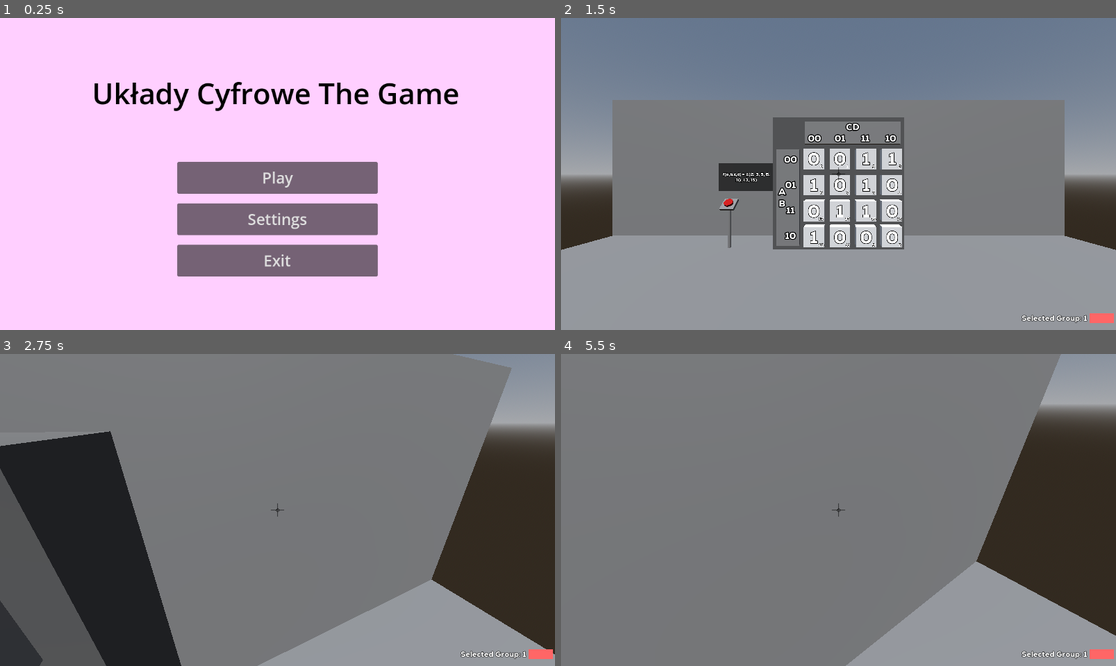
Above: before the commit, frames 1-4 (two rows, left to right).
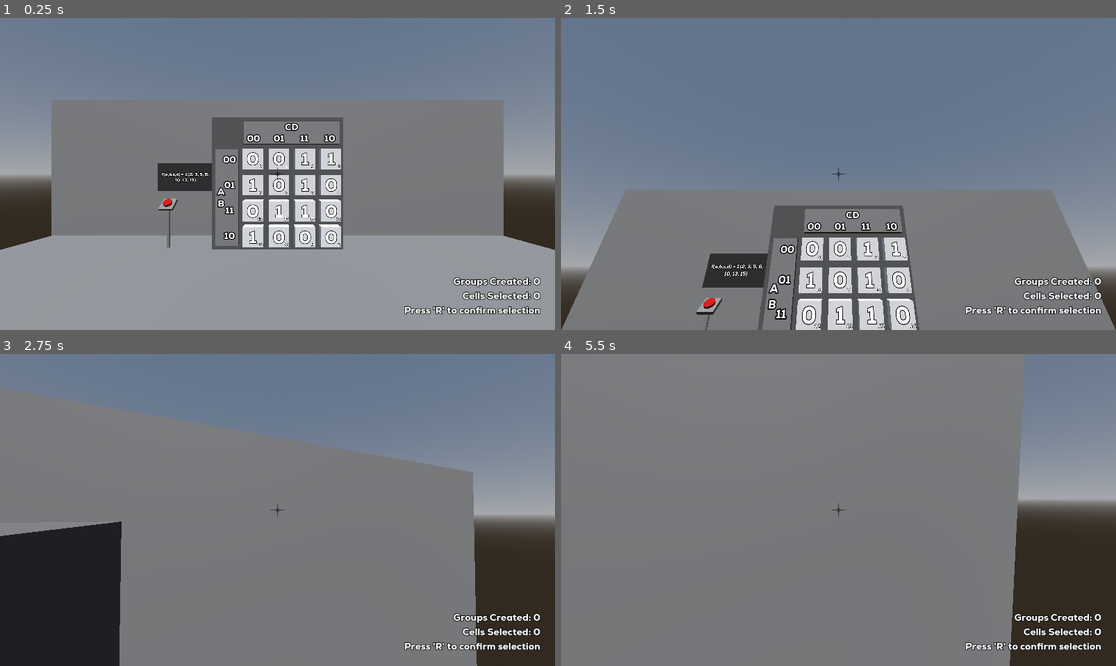
Above: after the commit, the same moments.

Repository: IllBeWatchingU/MSI-Project-UC
Game: Godot game, scene res://scenes/Karnaugh/Level1.tscn
The game is run twice, just before and just after one commit, with the same random seed, the same clock (stepped at 60 frames per second) and the same inputs. Before the commit the project starts from res://scenes/Core/MainMenu.tscn.
Inputs (mouse positions are in pixels of both pictures, inside the frame that each line leads up to):
- Up to frame 1 (0.25 s): no input
- Up to frame 2 (1.5 s): click (838, 177) at 0.5 s, where only the run before the commit has a clickable "Play"; click (838, 145) at 1.25 s, where only the run before the commit has a clickable "Level 1: Karnaugh table"
- Up to frame 3 (2.75 s): tap R (ConfirmSelection, bound only after the commit) at 2 s; move the mouse to (305, 510) at 2.02 s; hold W (MoveForward) from 2.03 s (still down); hold Mouse wheel down (CycleItemDown) from 2.03 s (still down); tap Space (Jump) at 2.27 s; tap Mouse wheel up (CycleItemUp) at 2.3 s
- Up to frame 4 (5.5 s): keep holding W (MoveForward); tap R (ConfirmSelection, bound only after the commit) at 2.75, 3.5, 3.8, 4.25, 4.35, 5 s; move the mouse to (810, 510) at 2.77 s; release Mouse wheel down (CycleItemDown) at 2.78 s; tap Mouse wheel up (CycleItemUp) at 2.85, 5.3 s; tap Space (Jump) at 3.02, 4.52, 5.27 s; tap E (Interact) at 3.05 s; move the mouse to (849, 503) at 3.52 s; hold E (Interact) 3.53-4.28 s; move the mouse to (832, 516) at 4.27 s; tap Mouse wheel down (CycleItemDown) at 4.55 s; move the mouse to (877, 513) at 5.02 s; hold Mouse wheel down (CycleItemDown) from 5.03 s (still down)

The runs differ from the first frame. In frame 1, 97% of the frame differs, in the area x 0-100%, y 0-100%; in frame 2, 46%; in frame 3, 34%; in frame 4, 19%.

Commit message:
Karnaugh (#4)
* Added karnaugh solver

* change selecting islands

---------

Co-authored-by: jan-Kulpas <krzychu3813@gmail.com>

Diff:
--- a/project.godot
+++ b/project.godot
@@ -11,7 +11,7 @@
 [application]
 
 config/name="Msi Project"
-run/main_scene="res://scenes/Core/MainMenu.tscn"
+run/main_scene="res://scenes/Karnaugh/Level1.tscn"
 config/features=PackedStringArray("4.2", "Mobile")
 config/icon="res://icon.svg"
 
@@ -76,6 +76,11 @@
 "events": [Object(InputEventMouseButton,"resource_local_to_scene":false,"resource_name":"","device":-1,"window_id":0,"a …(253 unchanged characters)…
 ]
 }
+ConfirmSelection={
+"deadzone": 0.5,
+"events": [Object(InputEventKey,"resource_local_to_scene":false,"resource_name":"","device":-1,"window_id":0,"alt_pressed":false,"shift_pressed":false,"ctrl_pressed":false,"meta_pressed":false,"pressed":false,"keycode":0,"physical_keycode":82,"key_label":0,"unicode":114,"echo":false,"script":null)
+]
+}
 
 [layer_names]
 
--- a/scenes/Karnaugh/Cell.gd
+++ b/scenes/Karnaugh/Cell.gd
@@ -16,15 +16,24 @@
 		state = value
 		$StateLabel.text = STATE_STRING[value]
 
-var group_idx: int = -1:
-	set(value):
-		group_idx = value
-		if group_idx == -1:
+var selected: bool = false:
+	set(value): #update color value with it
+		if selected:
+			color_id = -1
+			selected = false
+		else:
+			color_id = karnaugh_machine.player_islands.size()
+			selected = true
+var color_id: int = -1:
+	set(value): # Change color
+		color_id = value
+		if color_id == -1:
 			$InteractMesh.material_override = null
 		else:
 			var group_mesh: Material = $InteractMesh.mesh.material.duplicate()
-			group_mesh.albedo_color = Constants.GROUP_COLORS[group_idx]
+			group_mesh.albedo_color = Constants.GROUP_COLORS[color_id]
 			$InteractMesh.material_override = group_mesh
+
 
 
 
@@ -54,26 +63,22 @@
 
 var down: Cell:
 	get: return get_neighbour(Vector2i.DOWN)
+
+func get_neighbour(v: Vector2i) -> Cell:
+	var p = grid_pos + v
+	p = Vector2i(posmod(p.x, 4), posmod(p.y, 4))
+	return karnaugh_machine.get_cell_by_xy(p)
 #endregion
 
 static func xy2id(v: Vector2i) -> int:
 	return v.y*4 + v.x
 
-func get_neighbour(v: Vector2i) -> Cell:
-	var p = grid_pos + v
-	p = Vector2i(posmod(p.x, 4), posmod(p.y, 4))
-	return karnaugh_machine.get_cell_by_xy(p)
+static func id2xy(i: int) -> Vector2i:
+	return Vector2i(i % 4, i / floor(4))
 
 func toggle_state():
 	state = ((state + 1) % State.size()) as State
 
-func toggle_group(idx: int):
-	if group_idx != -1:
-		karnaugh_machine.remove_cell_from_group(self, group_idx)
-		group_idx = -1
-	else:
-		karnaugh_machine.add_cell_to_group(self, idx)
-		group_idx = idx
-
-func _on_interacted(interactor):
-	toggle_group(interactor.owner.selected_group_id)
+func _on_interacted(interactor: InteractRaycast):
+	selected = not selected
+	interactor.cell_updated.emit()
--- a/scenes/Karnaugh/KarnaughMachine.gd
+++ b/scenes/Karnaugh/KarnaughMachine.gd
@@ -11,14 +11,91 @@
 @export var output_display: Display
 
 var cell_values: Array[State]
-var groups: Array[Array] = []
+var player_islands: Array[Island]
+var min_islands: Array[Island]
+var min_function: String
+
+var cell_selection: Array[int]:
+	get: #Call each cell and check selected
+		var result: Array[int] = []
+		for i in range(16):
+			var cell = get_cell_by_id(i)
+			if(cell.selected): result.append(i)
+		return result
+
+class Island:
+	enum letr {
+		A = 0x80, AN = 0x40,
+		B = 0x20, BN = 0x10,
+		C = 0x08, CN = 0x04,
+		D = 0x02, DN = 0x01,
+	}
+
+	var start: Vector2i
+	var shape: Vector2i
+
+	var end: Vector2i:
+		get: return (start + shape - Vector2i.ONE) % 4
+	var size: int:
+		get: return shape.x * shape.y
+	var bitmap: int:
+		get:
+			var map = 0
+			for i in range(shape.x):
+				for j in range(shape.y):
+					map |= 1 << Cell.xy2id((start + Vector2i(i,j)) % 4)
+			return map
+	var function: String:
+		get:
+			#  _ _ _ _
+			# AABBCCDD bitmap format.
+			const rows = [letr.AN | letr.BN, letr.AN | letr.B, letr.A | letr.B, letr.A | letr.BN]
+			const cols = [letr.CN | letr.DN, letr.CN | letr.D, letr.C | letr.D, letr.C | letr.DN]
+			var func_bmap := 0
+
+			# Turn on every flag required by function
+			for i in range(shape.x):
+				for j in range(shape.y):
+					func_bmap |= cols[(start.x + i) % 4] | rows[(start.y + j) % 4]
+
+			# Remove cancelled out flags (eg. A and AN)
+			for i in range(4):
+				var mask = 0b11 << i*2
+				if func_bmap & mask == mask: func_bmap -= mask
+
+			# Generate string
+			var result = ""
+			for flag in letr.values():
+				if func_bmap & flag:
+					result += "%s" % letr.find_key(flag)
+
+			return result.replace("N", String.chr(0x0304))
+
+
+	func _init(p_start: Vector2i, p_shape: Vector2i):
+		self.start = p_start
+		self.shape = p_shape
+
+	func _to_string():
+		return "Island %s at %s" % [shape, start]
+
+	func contains(other: Island) -> bool:
+		return bitmap & other.bitmap == other.bitmap
+
+	func adds_anything_new(islands: Array[Island], without_self: bool = false) -> bool:
+		var copy = islands.duplicate()
+		if without_self:
+			copy.erase(self)
+
+		var island_map := 0
+		for island in copy:
+			island_map |= island.bitmap
+		return island_map | bitmap != island_map
 
 # Called when the node enters the scene tree for the first time.
 func _ready():
 	randomize()
 
-	for i in range(Constants.GROUP_COUNT):
-		groups.append([])
 	reset_button.get_node("Button").reset_pressed.connect(randomize_input)
 
 	randomize_input()
@@ -33,15 +110,136 @@
 
 	input_display.set_input_string(cell_values)
 
-func add_cell_to_group(cell: Cell, group_id: int):
-	groups[group_id].append(cell)
-	print(groups)
-
-func remove_cell_from_group(cell: Cell, group_id: int):
-	var idx := groups[group_id].find(cell)
-	if idx != -1:
-		groups[group_id].remove_at(idx)
-	print(groups)
+	solve() #TODO: save result somewhere
+
+func add_new_island() -> void:
+	# Verify we selected the right number of cells
+	var size := cell_selection.size()
+	if Constants.ISLAND_SIZES.has(size):
+		var island: Island = null
+		for id in cell_selection:
+			var cell := get_cell_by_id(id)
+			for shape in Constants.ISLAND_CONFIGURATIONS[size]:
+				#Check if cell is top right corner of island
+				var isl := get_valid_shape(cell.grid_pos, shape, true)
+				island = isl if isl else island
+
+		if island:
+			player_islands.append(island)
+
+	deselect_all()
+
+func get_valid_shape(start: Vector2i, shape: Vector2i, check_selected: bool = false) -> Island:
+		var check: Callable
+		if check_selected:
+			check = func(cell: Cell): return cell.selected
+		else:
+			check = func(cell: Cell): return cell.state == State.ON
+
+		for x in shape.x:
+			for y in shape.y:
+				var v := (start + Vector2i(x,y)) % 4
+				if not check.call(get_cell_by_xy(v)): return null
+		return Island.new(start, shape)
+
+func deselect_all() -> void:
+	for id in cell_selection:
+		get_cell_by_id(id).selected = false
+
+#region Solvers
+func solve() -> void:
+	# Get all possible islands
+	for i in range(16):
+		var new_islands := find_islands(get_cell_by_id(i))
+		min_islands.append_array(new_islands)
+
+	# Sort them by size
+	min_islands.sort_custom(func(a: Island, b:Island):
+		return true if a.size > b.size else false
+	)
+
+	# Remove islands that are fully covered by bigger islands
+	min_islands = min_islands.reduce(
+		func(acc: Array[Island], val: Island):
+			if val.adds_anything_new(acc):
+				acc.append(val)
+			return acc,
+		[] as Array[Island])
+
+	# Remove islands that are fully covered by [all islands without this one]
+	min_islands = min_islands.filter(func(x: Island): return x.adds_anything_new(min_islands, true))
+
+	for island in min_islands:
+		min_function += "%s + " % island.function
+
+	min_function = min_function.left(-3)
+
+func find_islands(cell: Cell) -> Array[Island]:
+	#Island1
+	var width := clip_to_dim(find_width(cell))
+	var height := clip_to_dim(extend_down(cell, width))
+	var island1 := Island.new(cell.grid_pos, Vector2i(width, height))
+	#Island2
+	height = clip_to_dim(find_height(cell))
+	width = clip_to_dim(extend_right(cell, height))
+	var island2 := Island.new(cell.grid_pos, Vector2i(width, height))
+
+	var ret: Array[Island] = []
+	if(island1.shape != Vector2i.ZERO): ret.append(island1)
+	if(island2.shape != Vector2i.ZERO and island2.shape != island1.shape): ret.append(island2)
+
+	return ret
+
+func find_width(cell: Cell) -> int:
+	if cell.state == State.OFF: return 0
+	else:
+		var w := 1
+		var next_cell := cell.right
+		while next_cell != cell and next_cell.state != State.OFF:
+			w += 1
+			next_cell = next_cell.right
+		return w
+
+func find_height(cell: Cell) -> int:
+	if cell.state == State.OFF: return 0
+	else:
+		var w := 1
+		var next_cell := cell.down
+		while next_cell != cell and next_cell.state != State.OFF:
+			w += 1
+			next_cell = next_cell.down
+		return w
+
+func extend_down(cell: Cell, width: int) -> int:
+	if(width == 0): return 0
+	var height := 1
+	var next_cell := cell.down
+	while next_cell != cell and next_cell.state != State.OFF:
+		if(find_width(next_cell) >= width):
+			height += 1
+			next_cell = next_cell.down
+		else: break
+	return height
+
+func extend_right(cell: Cell, height: int) -> int:
+	if(height == 0): return 0
+	var width := 1
+	var next_cell := cell.right
+	while next_cell != cell and next_cell.state != State.OFF:
+		if(find_height(next_cell) >= height):
+			width += 1
+			next_cell = next_cell.right
+		else: break
+	return width
+
+func clip_to_dim(d: int) -> int:
+	var r := 0
+	for d2 in Constants.ISLAND_DIMS:
+		if d >= d2: r = d2
+		else: break
+	return r
+
+#endregion Solver
 
 #region Helpers
 func get_cell_by_xy(v: Vector2i) -> Cell:
--- a/scenes/Karnaugh/Level1.tscn
+++ b/scenes/Karnaugh/Level1.tscn
@@ -53,7 +53,8 @@
 [node name="DirectionalLight3D" type="DirectionalLight3D" parent="."]
 transform = Transform3D(1, 0, 0, 0, 0.5, 0.866025, 0, -0.866025, 0.5, 0, 10, 10)
 
-[node name="Player" parent="." instance=ExtResource("1_cimhi")]
+[node name="Player" parent="." node_paths=PackedStringArray("karnaugh_machine") instance=ExtResource("1_cimhi")]
+karnaugh_machine = NodePath("../KarnaughMachine")
 
 [node name="KarnaughMachine" parent="." node_paths=PackedStringArray("reset_button", "input_display") instance=ExtResource("2_mfd17")]
 unique_name_in_owner = true
--- a/scenes/Karnaugh/Level1Player.gd
+++ b/scenes/Karnaugh/Level1Player.gd
@@ -1,14 +1,20 @@
 extends "res://scripts/Player.gd"
 
-var selected_group_id: int = 0:
-	set(value):
-		selected_group_id = value
-		%Level1UI.color_group = selected_group_id
+@export_group("Nodes")
+@export var karnaugh_machine: KarnaughMachine
+
+#var selected_group_id: int = 0:
+	#set(value):
+		#selected_group_id = value
+		#%Level1UI.color_group = selected_group_id
 
 func _input(event):
 	super(event)
 
-	if event.is_action_pressed("CycleItemUp"):
-		selected_group_id = posmod(selected_group_id + 1, Constants.GROUP_COUNT)
-	if event.is_action_pressed("CycleItemDown"):
-		selected_group_id = posmod(selected_group_id - 1, Constants.GROUP_COUNT)
+	if event.is_action_pressed("ConfirmSelection"):
+		karnaugh_machine.add_new_island()
+		_on_interact_raycast_cell_updated()
+
+func _on_interact_raycast_cell_updated():
+	$CameraHolder/Level1UI.group_count = karnaugh_machine.player_islands.size()
+	$CameraHolder/Level1UI.selection_count = karnaugh_machine.cell_selection.size()
--- a/scenes/Karnaugh/Level1Player.tscn
+++ b/scenes/Karnaugh/Level1Player.tscn
@@ -9,3 +9,5 @@
 
 [node name="Level1UI" parent="CameraHolder" index="3" instance=ExtResource("2_2kbvq")]
 unique_name_in_owner = true
+
+[connection signal="cell_updated" from="CameraHolder/InteractRaycast" to="." method="_on_interact_raycast_cell_updated"]
--- a/scenes/Karnaugh/Level1UI.gd
+++ b/scenes/Karnaugh/Level1UI.gd
@@ -1,9 +1,16 @@
 extends Control
 
-var color_group: int = 0:
-	set(value):
-		color_group = value
-		$HBoxContainer/ColorRect.color = Constants.GROUP_COLORS[color_group]
+@onready var confirm_key = InputMap.action_get_events("ConfirmSelection")[0].as_text_physical_keycode()
+
+var group_count: int = 0:
+	set(value): # Update label
+		group_count = value
+		$VBoxContainer/GroupLabel.text = "Groups Created: %d" % group_count
+var selection_count: int = 0:
+	set(value): # Update label
+		selection_count = value
+		$VBoxContainer/SelectionLabel.text = "Cells Selected: %d" % selection_count
+
 
 func _ready():
-	color_group = 0
+	$VBoxContainer/ConfirmKeyLabel.text = "Press '%s' to confirm selection" % confirm_key
--- a/scenes/Karnaugh/Level1UI.tscn
+++ b/scenes/Karnaugh/Level1UI.tscn
@@ -1,12 +1,7 @@
-[gd_scene load_steps=4 format=3 uid="uid://66xsspgr5vgo"]
+[gd_scene load_steps=3 format=3 uid="uid://66xsspgr5vgo"]
 
 [ext_resource type="Script" path="res://scenes/Karnaugh/Level1UI.gd" id="1_3ryar"]
-[ext_resource type="FontFile" uid="uid://bh7dwfqomgxjx" path="res://assets/fonts/Nexa-Heavy.ttf" id="2_3hrmt"]
-
-[sub_resource type="LabelSettings" id="LabelSettings_n3su1"]
-font = ExtResource("2_3hrmt")
-outline_size = 3
-outline_color = Color(0, 0, 0, 1)
+[ext_resource type="LabelSettings" uid="uid://ddh8eoco74jms" path="res://scenes/Karnaugh/UILabelSettings.tres" id="2_deo5c"]
 
 [node name="Level1UI" type="Control"]
 layout_mode = 3
@@ -15,30 +10,39 @@
 anchor_top = 1.0
 anchor_right = 1.0
 anchor_bottom = 1.0
-offset_left = -200.0
-offset_top = -50.0
 grow_horizontal = 0
 grow_vertical = 0
 script = ExtResource("1_3ryar")
 
-[node name="HBoxContainer" type="HBoxContainer" parent="."]
+[node name="VBoxContainer" type="VBoxContainer" parent="."]
 layout_mode = 1
-anchors_preset = 14
-anchor_top = 0.5
+anchors_preset = 3
+anchor_left = 1.0
+anchor_top = 1.0
 anchor_right = 1.0
-anchor_bottom = 0.5
-offset_top = -10.5
-offset_bottom = 10.5
-grow_horizontal = 2
-grow_vertical = 2
-alignment = 1
+anchor_bottom = 1.0
+offset_left = -339.0
+offset_top = -114.0
+offset_right = -30.0
+offset_bottom = -28.0
+grow_horizontal = 0
+grow_vertical = 0
+alignment = 2
 
-[node name="Label" type="Label" parent="HBoxContainer"]
+[node name="GroupLabel" type="Label" parent="VBoxContainer"]
 layout_mode = 2
-text = "Selected Group: 1"
-label_settings = SubResource("LabelSettings_n3su1")
-vertical_alignment = 1
+text = "Groups Created: 0"
+label_settings = ExtResource("2_deo5c")
+horizontal_alignment = 2
 
-[node name="ColorRect" type="ColorRect" parent="HBoxContainer"]
-custom_minimum_size = Vector2(50, 20)
+[node name="SelectionLabel" type="Label" parent="VBoxContainer"]
 layout_mode = 2
+text = "Cells Selected: 0"
+label_settings = ExtResource("2_deo5c")
+horizontal_alignment = 2
+
+[node name="ConfirmKeyLabel" type="Label" parent="VBoxContainer"]
+layout_mode = 2
+text = "Press <key> to confirm selection"
+label_settings = ExtResource("2_deo5c")
+horizontal_alignment = 2
--- /dev/null
+++ b/scenes/Karnaugh/UILabelSettings.tres
@@ -0,0 +1,9 @@
+[gd_resource type="LabelSettings" load_steps=2 format=3 uid="uid://ddh8eoco74jms"]
+
+[ext_resource type="FontFile" uid="uid://bh7dwfqomgxjx" path="res://assets/fonts/Nexa-Heavy.ttf" id="1_velhj"]
+
+[resource]
+font = ExtResource("1_velhj")
+font_size = 20
+outline_size = 5
+outline_color = Color(0, 0, 0, 1)
--- a/scripts/Constants.gd
+++ b/scripts/Constants.gd
@@ -14,6 +14,8 @@
 	Color("C2A3A3"),
 	]
 
+const ISLAND_DIMS = [1, 2, 4]
+const ISLAND_SIZES = [1, 2, 4, 8, 16]
 const ISLAND_CONFIGURATIONS = {
 	1: [Vector2i(1, 1)],
 	2: [Vector2i(1, 2), Vector2i(2, 1)],
--- a/scripts/InteractRaycast.gd
+++ b/scripts/InteractRaycast.gd
@@ -1,4 +1,7 @@
+class_name InteractRaycast
 extends RayCast3D
+
+signal cell_updated
 
 @onready var interact_key = InputMap.action_get_events("Interact")[0].as_text_physical_keycode()
 
